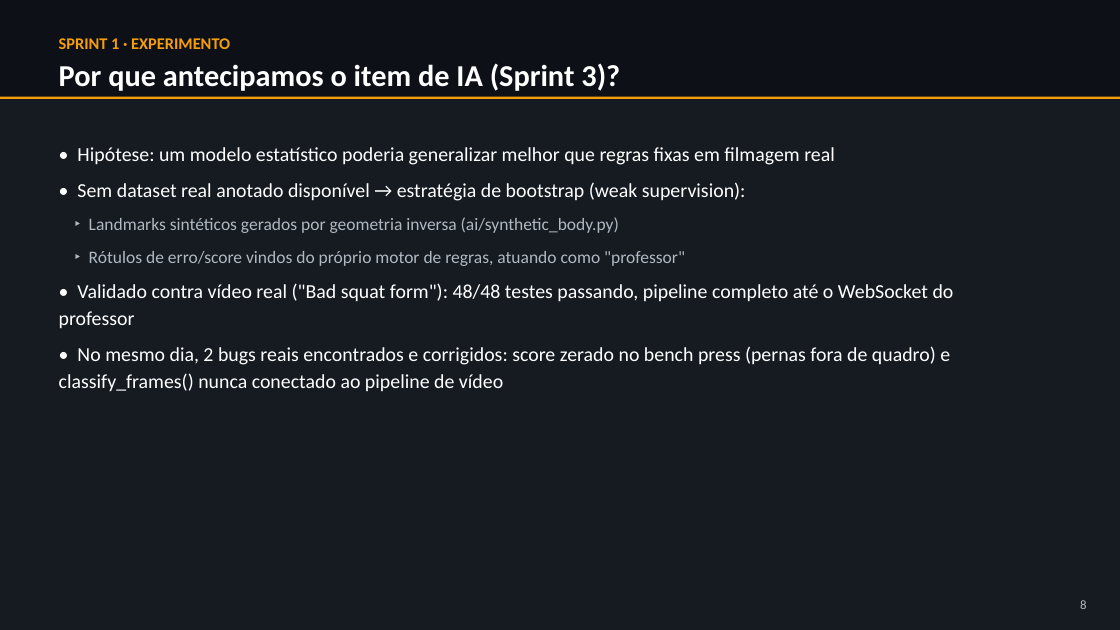
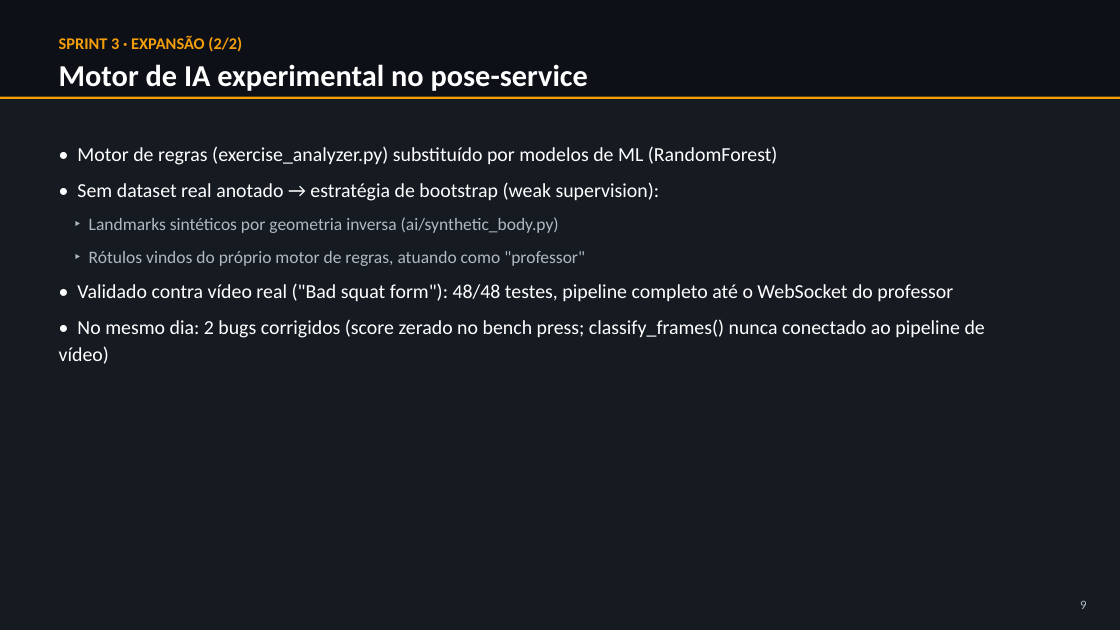
Before and after one commit to souzza-matheus/gym, a slide deck: slide 9 of GymVision_Historico_Projeto.pptx (slide 8 before the commit). Drawn at 1120x630 pixels with LibreOffice and Linux fonts; fonts in the diff are those of the drawing. Boxes give left, top, right and bottom in pixels: in the first picture for what was removed or moved away, otherwise in the second. Text is boxed around its words. In the diff, an @@ line names an element or a change of style, - is before the commit and + after.

```diff
--- a/GymVision_Historico_Projeto.pptx
+++ b/GymVision_Historico_Projeto.pptx
@@ text at (59, 36, 242, 52): text changed @@
-SPRINT 1 · EXPERIMENTO
+SPRINT 3 · EXPANSÃO (2/2)
@@ text at (59, 64, 588, 91): text changed @@
-Por que antecipamos o item de IA (Sprint 3)?
+Motor de IA experimental no pose-service
@@ text at (59, 146, 985, 364): text changed @@
-• Hipótese: um modelo estatístico poderia generalizar melhor que regras fixas em filmagem real
-• Sem dataset real anotado disponível → estratégia de bootstrap (weak supervision):
-‣ Landmarks sintéticos gerados por geometria inversa (ai/synthetic_body.py)
-‣ Rótulos de erro/score vindos do próprio motor de regras, atuando como "professor"
-• Validado contra vídeo real ("Bad squat form"): 48/48 testes passando, pipeline completo até o WebSocket do professor
-• No mesmo dia, 2 bugs reais encontrados e corrigidos: score zerado no bench press (pernas fora de quadro) e classify_frames() nunca conectado ao pipeline de vídeo
+• Motor de regras (exercise_analyzer.py) substituído por modelos de ML (RandomForest)
+• Sem dataset real anotado → estratégia de bootstrap (weak supervision):
+‣ Landmarks sintéticos por geometria inversa (ai/synthetic_body.py)
+‣ Rótulos vindos do próprio motor de regras, atuando como "professor"
+• Validado contra vídeo real ("Bad squat form"): 48/48 testes, pipeline completo até o WebSocket do professor
+• No mesmo dia: 2 bugs corrigidos (score zerado no bench press; classify_frames() nunca conectado ao pipeline de vídeo)
@@ text at (1080, 600, 1086, 609): text changed @@
-8
+9
```
Also in this commit, not shown: 9 other slides changed, 5 slides added, 7 slides removed.
